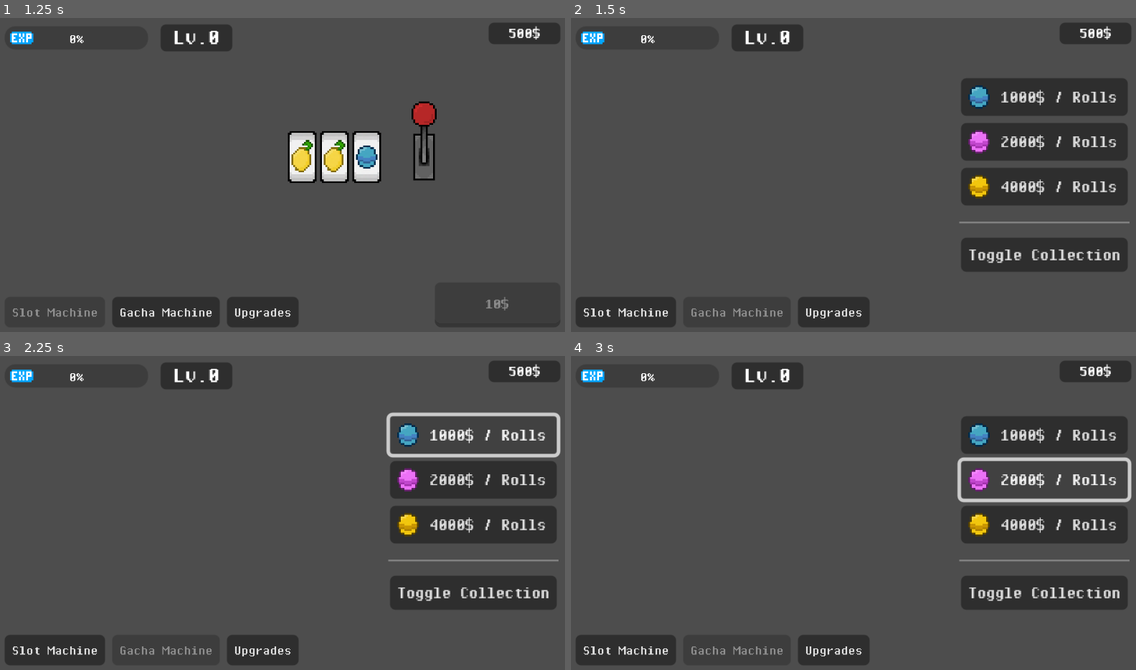
Above: before the commit, frames 1-4 (two rows, left to right).
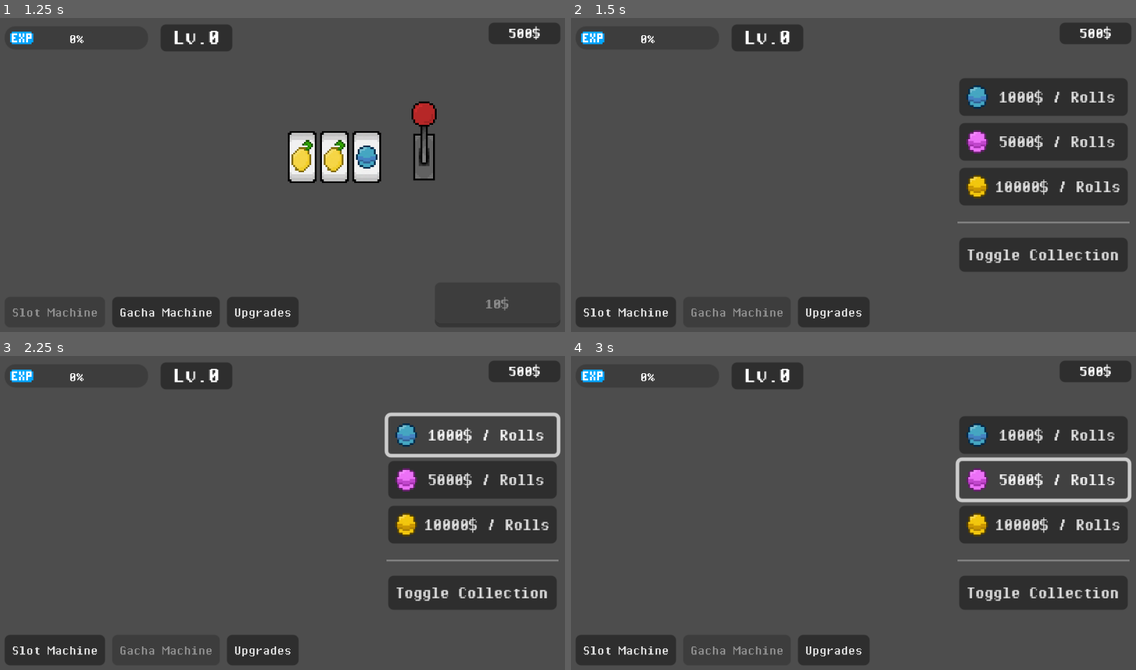
Above: after the commit, the same moments.

Repository: Animo105/gamble
Game: Godot game, scene res://Slot machine/slot_machine.tscn
Same seed, same stepped clock (60 frames per second), same inputs: the game is played once before the commit and once after it.
Inputs:
- Up to frame 1 (1.25 s): click "Slot Machine" at 0.5 s
- Up to frame 2 (1.5 s): click "Gacha Machine" at 1.25 s
- Up to frame 3 (2.25 s): click "1000$ / Rolls" at 2 s
- Up to frame 4 (3 s): click "2000$ / Rolls" (after the commit: "5000$ / Rolls") at 2.75 s

Frame 1 is identical in both runs. In frame 2, 2.3% of the frame differs, in the area x 68-98%, y 19-81%; in frame 3, 2.4%, in the area x 68-98%, y 18-81%; in frame 4, 2.4%.

Commit message:
nan ok nvm c'étais certaine labels

Diff:
--- a/Gacha Machine/Scripts/gacha_machine_scripts.gd
+++ b/Gacha Machine/Scripts/gacha_machine_scripts.gd
@@ -38,12 +38,12 @@
 	if Global.capsules[2] > 0:
 		pink_capsules.text = "%d Free Rolls" % Global.capsules[2]
 	else:
-		pink_capsules.text = "%d$ / Rolls" % (Global.base_capsule_price * 2)
+		pink_capsules.text = "%d$ / Rolls" % (Global.base_capsule_price * 5)
 	# yellow capsule text
 	if Global.capsules[3] > 0:
 		yellow_capsules.text = "%d Free Rolls" % Global.capsules[3]
 	else:
-		yellow_capsules.text = "%d$ / Rolls" % (Global.base_capsule_price * 4)
+		yellow_capsules.text = "%d$ / Rolls" % (Global.base_capsule_price * 10)
 
 
 func _on_blue_capsules_pressed() -> void:
